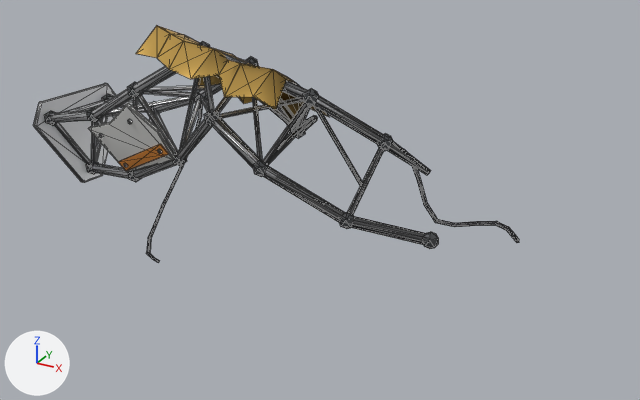
Two versions of the glTF model static/martian/assets/models/debris_b.glb, one commit apart.
One viewpoint serves both versions: a 50 mm lens placed at (2.54, -3.7, 2.1), pointed at (0.41, 0.17, 0.16). Arrows for +X, +Y and +Z are at lower left; the lights stay in place. The picture after the commit comes second. Mesh edges are drawn as thin lines. Where no turn or scale is listed for an object, it has been applied to the vertices. Vertices at exactly the same position are counted once.
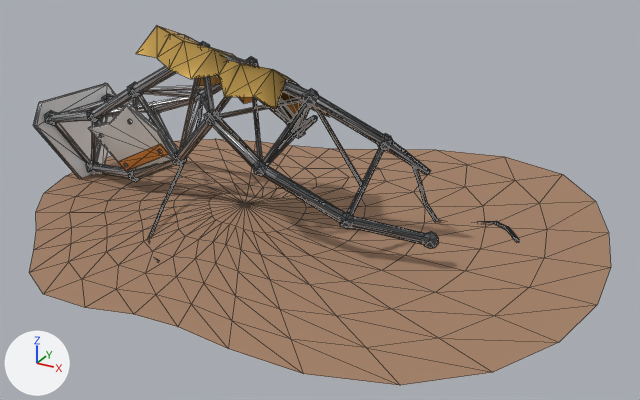
Where the newer file only moved an object's origin or applied its transform, the numbers keep the older frame.

The change, as a list of edits to the scene's bpy script:
```text
Add mat_ground_dust:
    mat_ground_dust = bpy.data.materials.new('ground_dust')
    # nodes: BsdfPrincipled, Mix, OutputMaterial, VertexColor
    # colours: brown #a68269, mixed with the vertex colours
Change me_mesh_0:
    used by ob_mesh_0; location = (-1.359, 0.67, -0.035)
    remove me_mesh_0.from_pydata(...)  # 1105 vertices, 1734 faces; spans x 0.0..2.79, y -1.28..0.0, z 0.0..1.17
    add me_mesh_0.from_pydata(...)  # 1286 vertices, 2064 faces; spans x 0.0..3.3, y -1.78..1.04, z 0.0..1.17
    me_mesh_0 part 1: a new loose piece of 181 vertices spanning x 0.0..3.3, y -1.78..1.04, z 0.04..0.13, in mat_ground_dust
    me_mesh_0 part 2
    1 vertex is removed from x 0.94, y -0.41, z 0.64
    7 faces are deleted
    1 vertex is added at (0.95, -0.41, 0.64)
    3 new faces join them, mat_aluminium
    4 new faces join them, mat_rubber
    me_mesh_0 part 3: 237 kept faces spanning x 0.06..2.79, y -1.09..0.0, z 0.01..1.04 get new vertex colours
    add me_mesh_0.materials.append(mat_ground_dust)
```

Pixel boxes [x1, y1, x2, y2] of what changed, in the pictures (640 x 400 px; the box of a moved part takes in the faces that stretch with it):
'Mesh_0', reshaped (20% wider, 51% taller)
    before: [34, 26, 519, 263]
    after: [29, 26, 611, 385]
part 1 of me_mesh_0, added
    after: [29, 139, 611, 385]
part 2 of me_mesh_0, moved or reshaped (mostly hidden)
    both: [106, 97, 202, 115]
part 3 of me_mesh_0, recoloured
    both: [55, 78, 518, 249]
